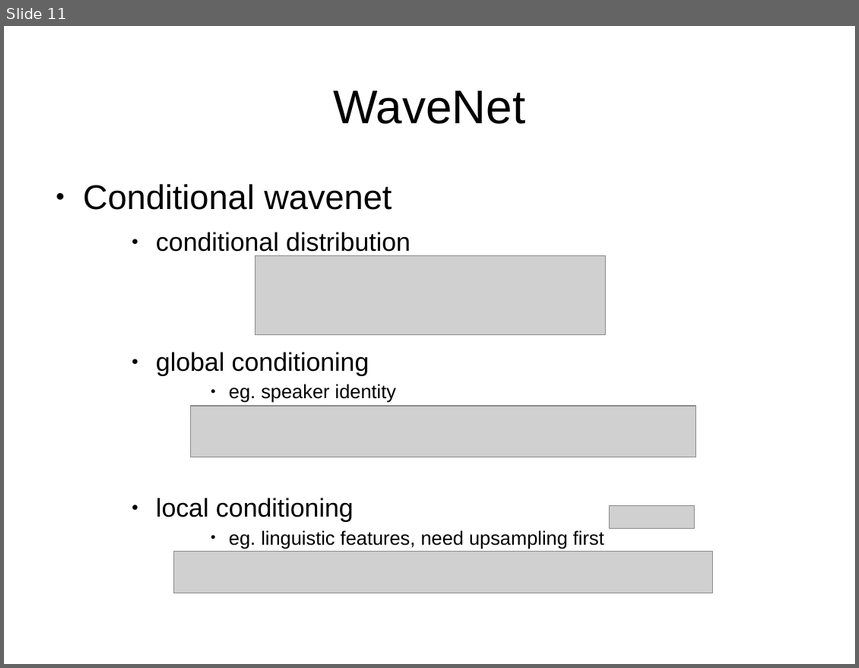
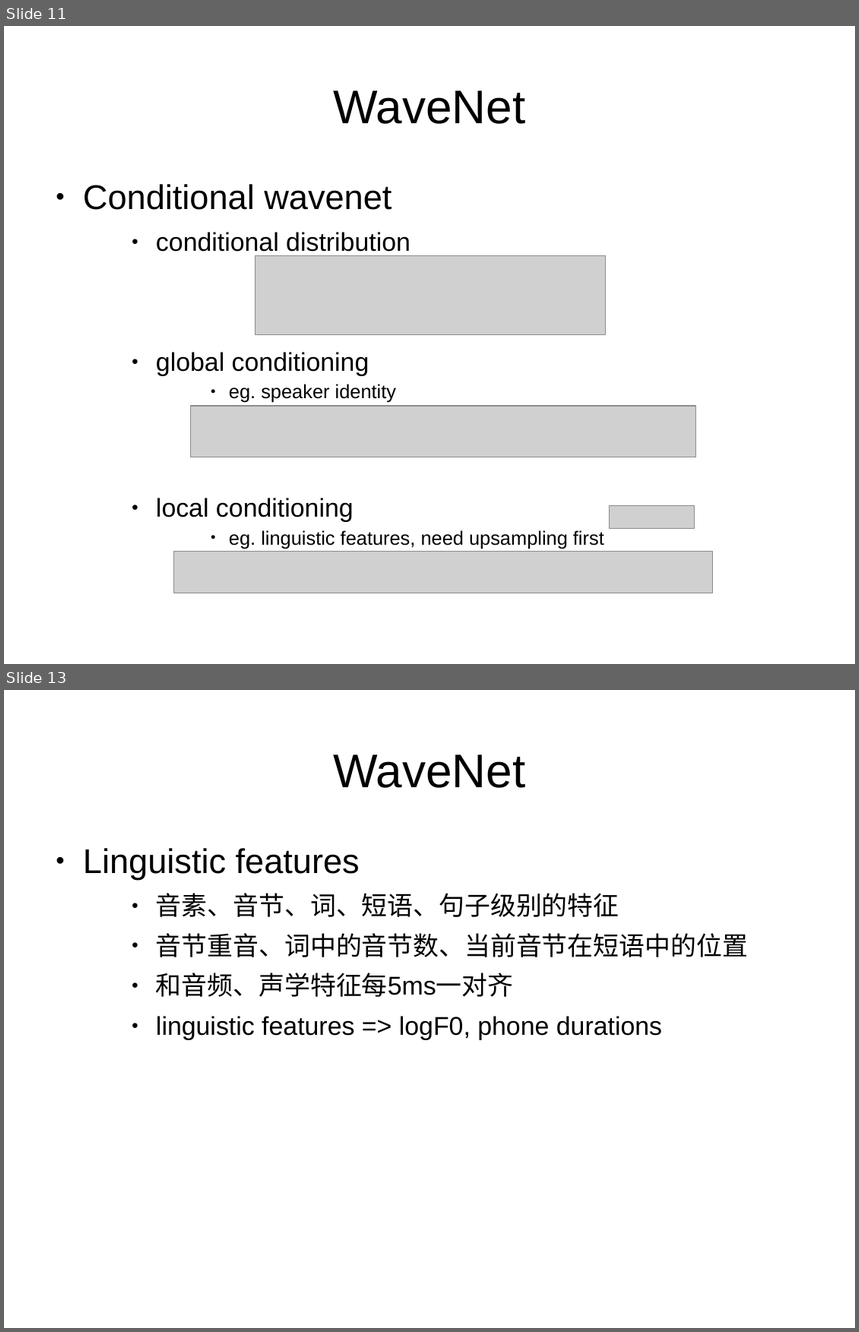
Before and after one commit to iloveat/book_share, a slide deck: wavenet/wavenet.odp. Shown one above the other, each under a label of ours: slide 11 before the commit, slides 11 and 13 after it; the slides between them are not shown. The pictures are 859x668 and 859x1332 pixels, drawn with LibreOffice and Linux fonts; fonts in the diff are those of the drawing; grey boxes stand for pictures. Boxes give left, top, right and bottom in pixels: in the first picture for what was removed or moved away, otherwise in the second. Text is boxed around its words. In the diff, an @@ line names an element or a change of style, - is before the commit and + after.

```diff
--- a/wavenet/wavenet.odp
+++ b/wavenet/wavenet.odp
@@ slide 13 added at <box>4,690,855,1328</box>, background #FFFFFF @@
@@ title added at <box>333,755,525,788</box>, 44 pt, text #000000 @@
+WaveNet
@@ text added at <box>83,848,748,1040</box>, 24 pt, text #000000 @@
+● Linguistic features
+    ● 音素、音节、词、短语、句子级别的特征
+    ● 音节重音、词中的音节数、当前音节在短语中的位置
+    ● 和音频、声学特征每5ms一对齐
+    ● linguistic features => logF0, phone durations
```
Also in this commit, not shown: 2 other slides added, 2 slides removed, 1 other file.
